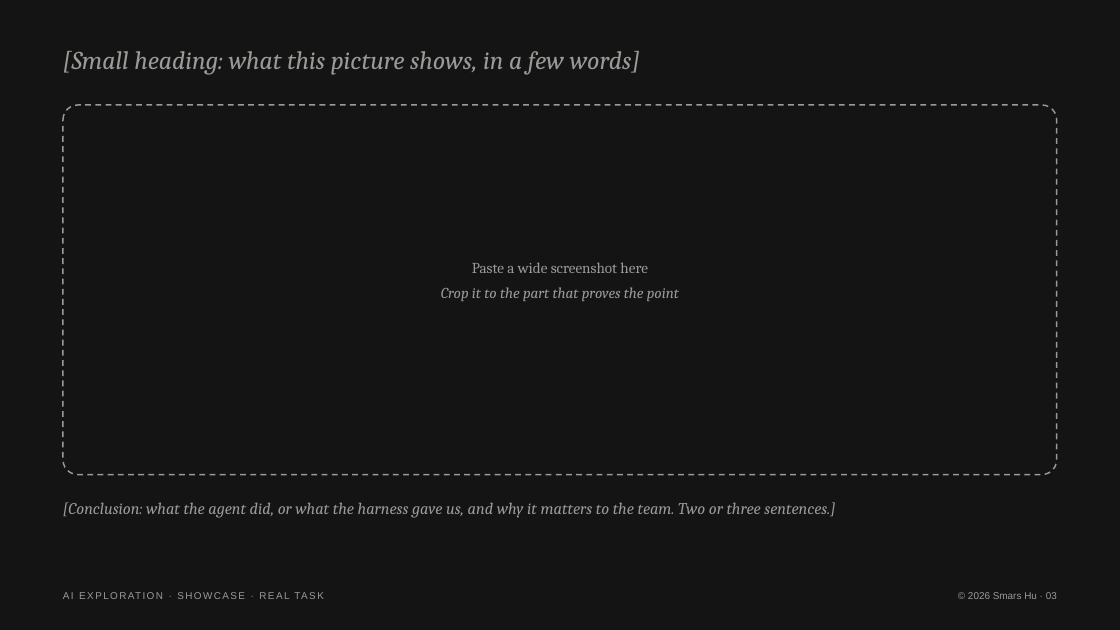
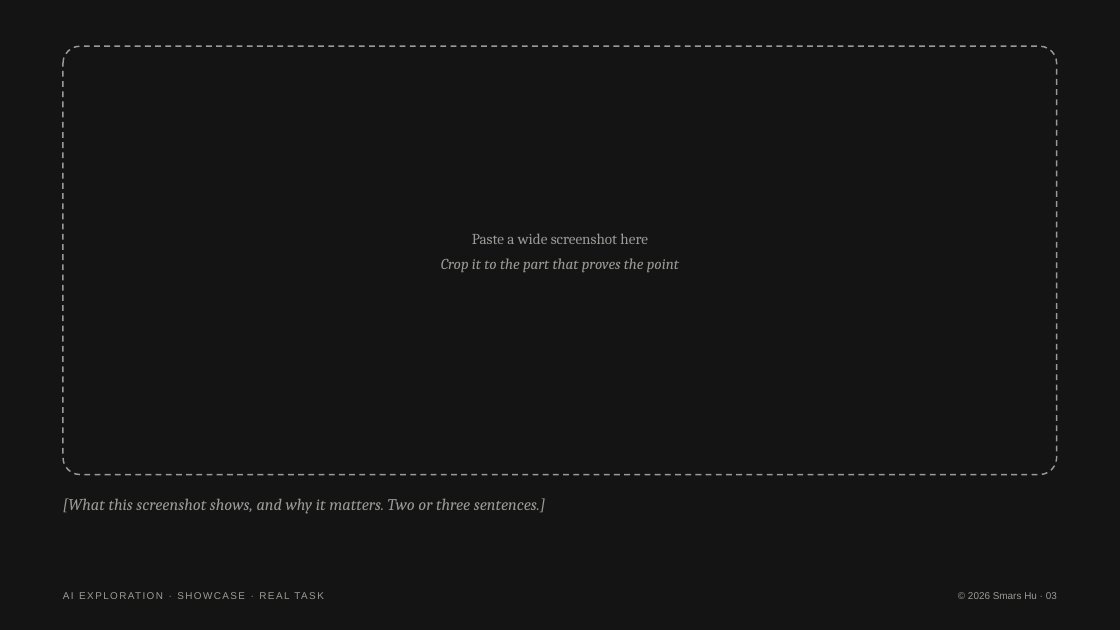
Before and after one commit to Smars-Bin-Hu/ai-exploration, a slide deck: slide 3 of Showcase/Real Tasks/_template/Real task template.pptx. Drawn at 1120x630 pixels with LibreOffice and Linux fonts; fonts in the diff are those of the drawing. Boxes give left, top, right and bottom in pixels: in the first picture for what was removed or moved away, otherwise in the second. Text is boxed around its words. In the diff, an @@ line names an element or a change of style, - is before the commit and + after.

```diff
--- a/Showcase/Real Tasks/_template/Real task template.pptx
+++ b/Showcase/Real Tasks/_template/Real task template.pptx
@@ rounded rectangle: place and size @@
-rounded rectangle at box(63, 105, 1057, 475)
+rounded rectangle at box(63, 46, 1057, 475)
@@ text removed at box(63, 51, 641, 74) @@
-[Small heading: what this picture shows, in a few words]
@@ text "Paste a wide screenshot here": place and size @@
-text "Paste a wide screenshot here" at box(441, 262, 679, 301)
+text "Paste a wide screenshot here" at box(441, 233, 679, 272)
@@ text at box(63, 498, 545, 514): text changed @@
-[Conclusion: what the agent did, or what the harness gave us, and why it matters to the team. Two or three sentences.]
+[What this screenshot shows, and why it matters. Two or three sentences.]
```
Also in this commit, not shown: 2 other slides changed, 53 other files.
